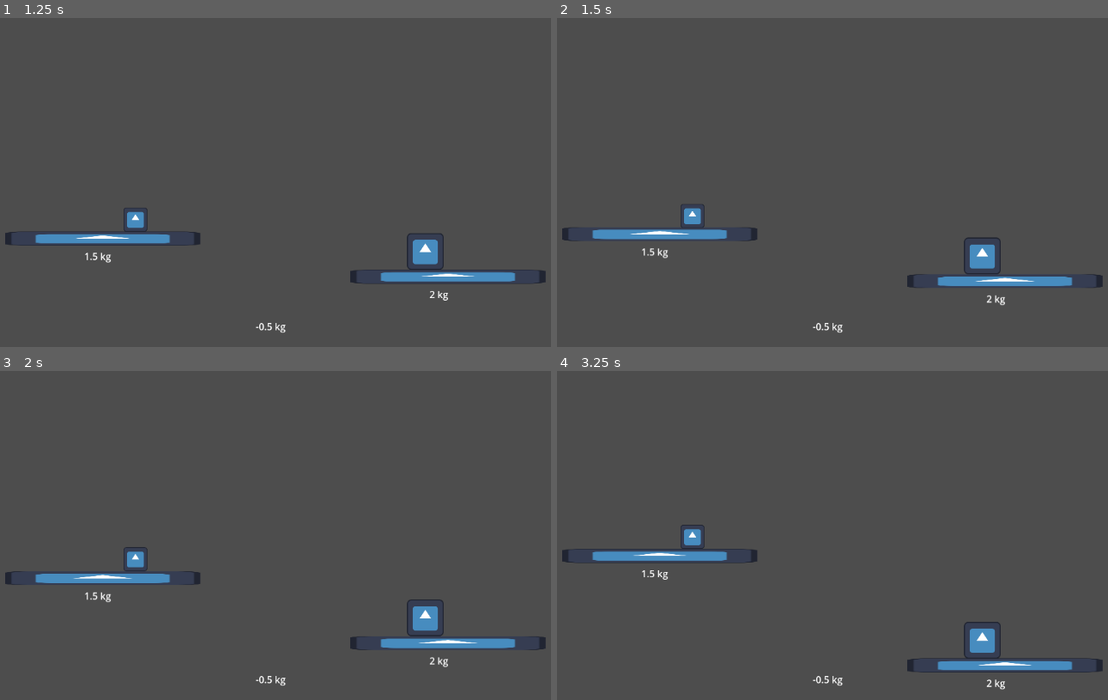
Above: before the commit, frames 1-4 (two rows, left to right).
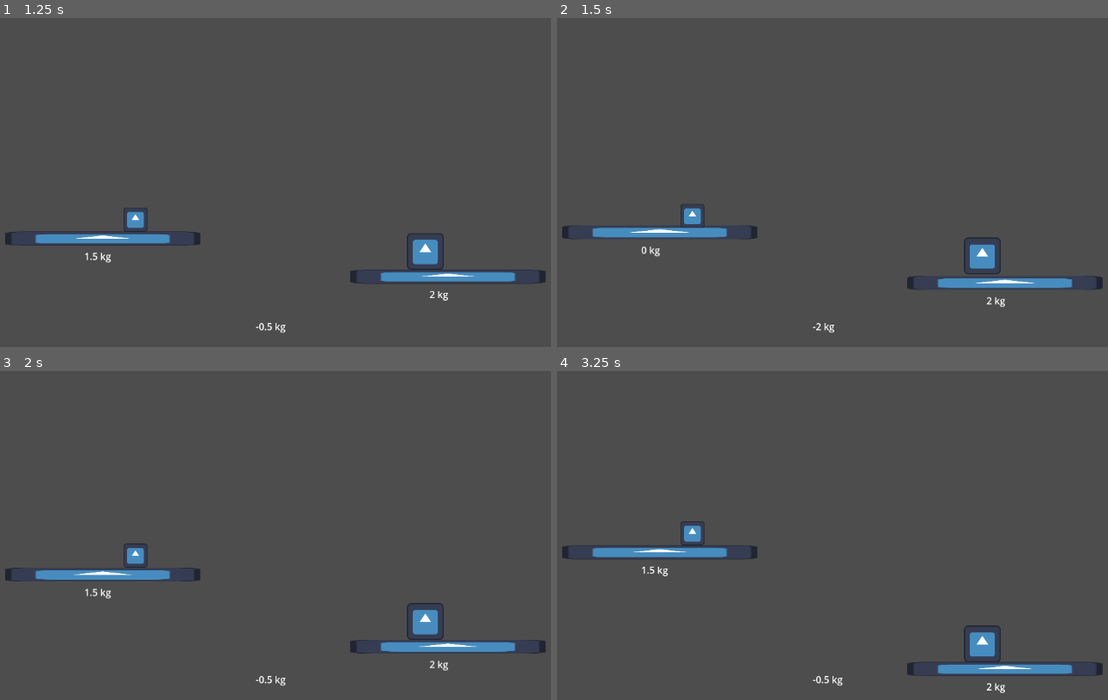
Above: after the commit, the same moments.

Repository: sunstone52/gmtk-gamejam-2024
Game: Godot game, scene res://scenes/scale_no_physics.tscn
The game is run twice, just before and just after one commit, with the same random seed, the same clock (stepped at 60 frames per second) and the same inputs. This scene is started directly instead of the project's main scene. The engine's default icon, where the game draws it, is replaced by a stand-in: a white triangle on a blue panel in a dark square.
Inputs (mouse positions are in pixels of both pictures, inside the frame that each line leads up to):
- Up to frame 1 (1.25 s): move the mouse to (424, 149) at 0.52 s; click (424, 149) at 0.67 s
- Up to frame 2 (1.5 s): move the mouse to (694, 218) at 1.27 s; click (694, 218) at 1.42 s
- Up to frame 3 (2 s): no input
- Up to frame 4 (3.25 s): move the mouse to (628, 459) at 2.02 s; click (628, 459) at 2.17 s; move the mouse to (865, 515) at 2.77 s; click (865, 515) at 2.92 s

Frame 1 is identical in both runs. In frame 2, 1.2% of the frame differs, in the area x 0-100%, y 63-96%; in frame 3, 2.1%; in frame 4, 2.4%, in the area x 0-100%, y 45-98%.

Commit message:
made objs noncollidable while dragging

Diff:
--- a/scripts/mouse_controllable.gd
+++ b/scripts/mouse_controllable.gd
@@ -21,6 +21,7 @@
 			grabbed = true
 			if parentRigid:
 				parentRigid.freeze = true
+				parentRigid.set_collision_layer_value(0b0001, false)
 			if parentCharacter:
 				parentCharacter.set_physics_process(false)
 			grabbed = true
@@ -32,6 +33,7 @@
 			if (event.is_released()):
 				if parentRigid:
 					parentRigid.freeze = false
+					parentRigid.set_collision_layer_value(0b0001, true)
 				if parentCharacter:
 					parentCharacter.set_physics_process(true)
 				grabbed = false
